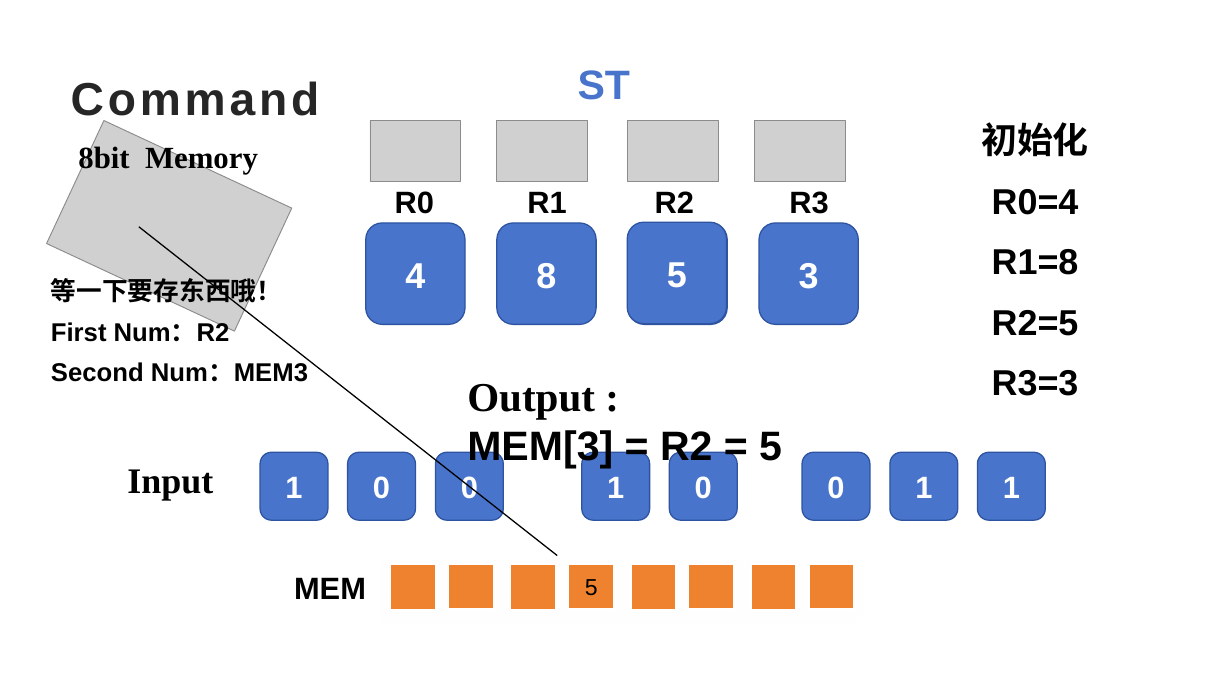
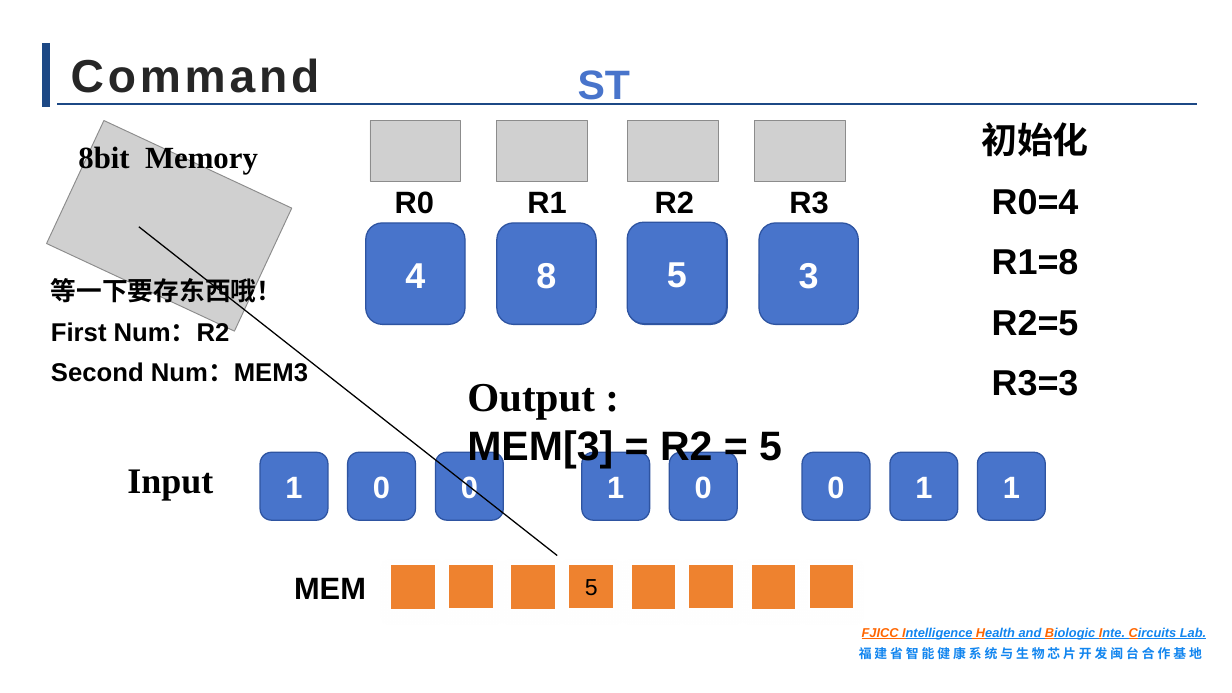
Before and after one commit to EnglesLowe123/COPE-Project, a slide deck: slide 9 of 微指令集-计组实验(1).pptx. Drawn at 1232x693 pixels with LibreOffice and Linux fonts; fonts in the diff are those of the drawing; grey boxes stand for pictures; background and template pictures are left out. Boxes give left, top, right and bottom in pixels: in the first picture for what was removed or moved away, otherwise in the second. Text is boxed around its words. In the diff, an @@ line names an element or a change of style, - is before the commit and + after.

```diff
--- a/微指令集-计组实验(1).pptx
+++ b/微指令集-计组实验(1).pptx
@@ line added from (46, 43) to (46, 107), #1C4885 6 pt @@
@@ title "Command" rewrapped from (71, 81, 320, 125) to (71, 58, 320, 93) @@
@@ line added from (57, 104) to (1197, 104), #1C4885 2 pt @@
@@ text added at (859, 627, 1206, 660), 10 pt, text #1185EF, bold, italic, underline @@
+FJICC Intelligence Health and Biologic Inte. Circuits Lab.
+福建省智能健康系统与生物芯片开发闽台合作基地
```
Also in this commit, not shown: 11 other slides changed, 1 slide added, 1 slide removed.
